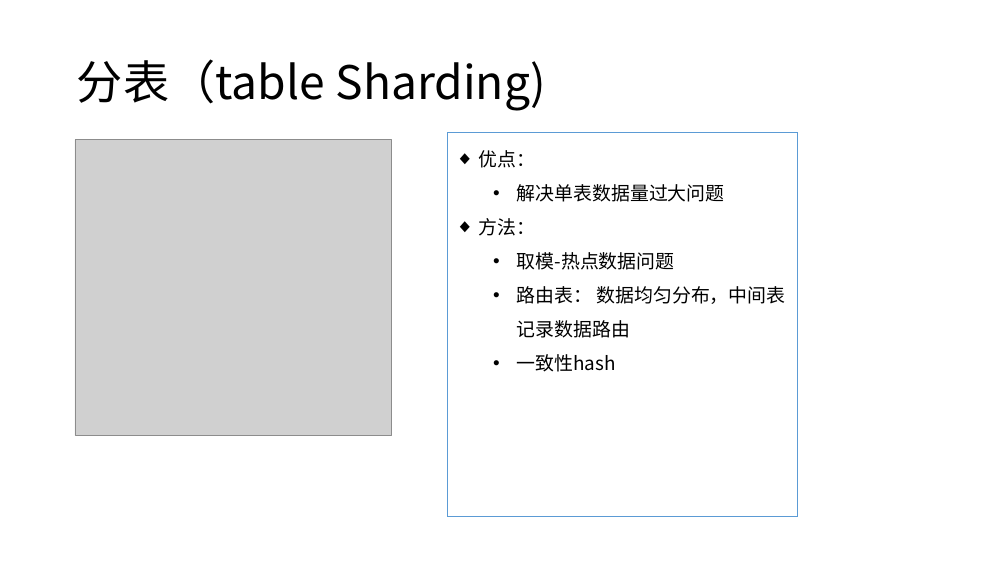
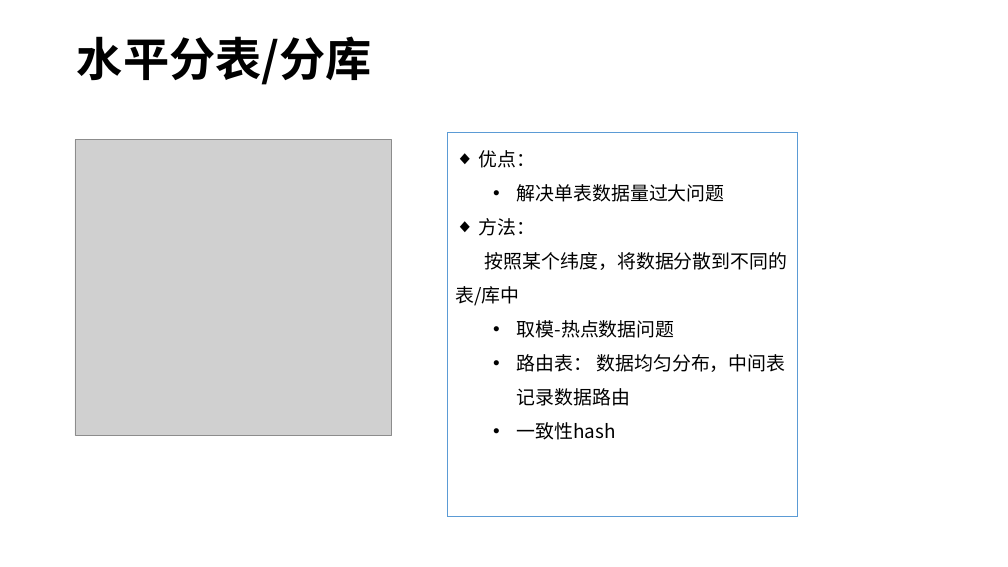
Before and after one commit to haydenwang/docs-all, a slide deck: slide 7 of 互联网技术架构变迁.pptx (slide 6 before the commit). Drawn at 1008x567 pixels with LibreOffice and Linux fonts; fonts in the diff are those of the drawing; grey boxes stand for pictures. Boxes give left, top, right and bottom in pixels: in the first picture for what was removed or moved away, otherwise in the second. Text is boxed around its words. In the diff, an @@ line names an element or a change of style, - is before the commit and + after.

```diff
--- a/互联网技术架构变迁.pptx
+++ b/互联网技术架构变迁.pptx
@@ title at <box>77,36,372,85</box>: text changed; bold on @@
-分表（table Sharding)
+水平分表/分库
@@ text in rectangle at <box>455,252,787,306</box>: paragraph added @@
+按照某个纬度，将数据分散到不同的表/库中
```
Also in this commit, not shown: 9 other slides changed, 5 slides added, 3 slides removed, 2 other files.
